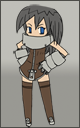
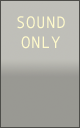
Revision of a layered 80px x 128px image; what changed, layer by layer:
renamed "Layer 3" to "Layer 4", hid it, painted on it over (13, 4, 70, 128)
showed "SOUND ONLY" over (17, 16, 65, 49)
